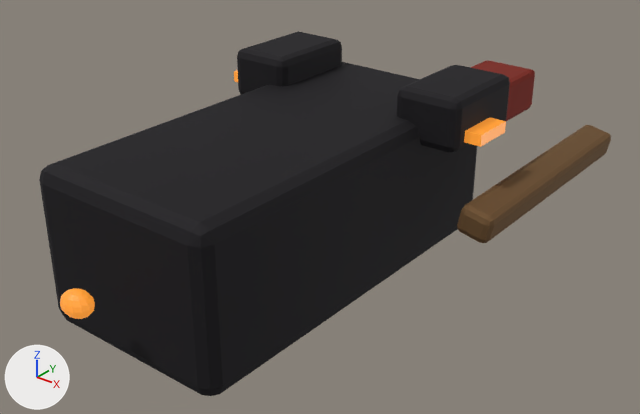
What one commit did to the Blender file assets-source/ships/redledger/heavy.blend.
Both versions are drawn from a 50 mm lens placed at (13.14, -17.59, 9.02), pointed at (-0.17, -0.94, -1.29). The axes (+X, +Y, +Z) are drawn at lower left. The lights are the same throughout. The older version comes first.

Names of what the first picture shows: 'RIMWARD_EMISSIVE', 'RIMWARD_ENGINE_GLOW', 'RIMWARD_HULL'.
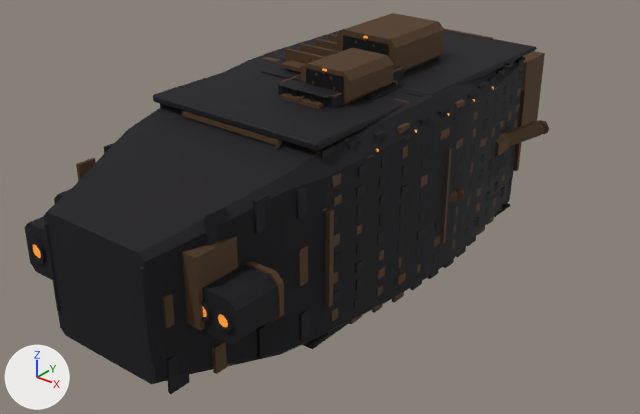
Location of each change, (x1, y1, x2, y2) in pixels of the pictures (640 x 414 px):
```json
{"object": "RIMWARD_HULL", "change": "reshaped, moved", "before": [39, 31, 611, 396], "after": [25, 13, 549, 394], "on screen": "8% narrower"}
{"object": "RIMWARD_EMISSIVE", "change": "reshaped, moved", "before": [234, 70, 506, 147], "after": [32, 36, 494, 327], "on screen": "mostly hidden afterwards"}
{"part": 1, "of": "me_cube", "change": "added", "after": [522, 51, 545, 125], "on screen": "brown"}
{"part": 2, "of": "me_cube", "change": "added", "after": [444, 28, 493, 39], "on screen": "mostly hidden"}
{"part": 3, "of": "me_cube", "change": "added", "after": [513, 89, 527, 171]}
{"part": 4, "of": "me_cube", "change": "added", "after": [182, 111, 282, 146], "on screen": "brown"}
{"part": 5, "of": "me_cube", "change": "added", "after": [325, 209, 334, 307], "on screen": "brown"}
{"part": 6, "of": "me_cube", "change": "added", "after": [440, 147, 452, 244], "on screen": "brown"}
{"part": 7, "of": "me_cube", "change": "rebuilt", "before": [39, 62, 477, 396], "after": [43, 55, 524, 385]}
{"part": 8, "of": "me_cube", "change": "deleted", "before": [457, 125, 611, 243], "on screen": "brown"}
{"part": 9, "of": "me_cube", "change": "deleted", "before": [470, 60, 535, 121], "on screen": "red"}
{"part": 10, "of": "me_cube", "change": "built on", "before": [237, 31, 510, 153], "after": [25, 13, 549, 394]}
{"part": 11, "of": "me_cube_006", "change": "added", "after": [32, 244, 41, 258]}
{"part": 12, "of": "me_cube_006", "change": "added", "after": [218, 314, 228, 327]}
{"part": 13, "of": "me_cube_006", "change": "deleted", "before": [234, 70, 238, 82], "on screen": "mostly hidden"}
{"part": 14, "of": "me_cube_006", "change": "deleted", "before": [464, 118, 506, 147], "on screen": "orange"}
```

The change, as JSON lines over the scene's bpy script:
```json
{"block": "me_cube", "where": "# used by ob_rimward_hull; parent = ob_rimward_ship_root; location = (0.0, -2.567, -0.376)"}
{"op": "remove", "block": "me_cube", "code": "me_cube.from_pydata(...)  # 336 vertices, 324 faces; spans x -4.9..4.9, y -5.3..11.7, z -2.0..2.7"}
{"op": "add", "block": "me_cube", "code": "me_cube.from_pydata(...)  # 9392 vertices, 7364 faces; spans x -3.9..3.3, y -8.5..8.6, z -3.2..3.5"}
{"block": "me_cube", "change": "me_cube part 1: a new loose piece, a box spanning x -1.2..1.2, y 7.2..8.6, z -1.2..1.2, in mat_rimward_hull"}
{"block": "me_cube", "change": "me_cube part 2: a new loose piece, a box spanning x -1.26..1.26, y 4.66..4.8, z 2.42..2.53, in mat_rimward_hull"}
{"block": "me_cube", "change": "me_cube part 3: a new loose piece, a box spanning x 2.35..2.46, y 4.66..4.8, z -1.22..1.22, in mat_rimward_hull"}
{"block": "me_cube", "change": "me_cube part 4: a new loose piece, a box spanning x -1.43..1.43, y -4.66..-4.52, z 2.24..2.35, in mat_rimward_hull"}
{"block": "me_cube", "change": "me_cube part 5: a new loose piece, a box spanning x 2.7..2.81, y -4.66..-4.52, z -1.17..1.12, in mat_rimward_hull"}
{"block": "me_cube", "change": "me_cube part 6: a new loose piece, a box spanning x 3.108..3.188, y -0.594..-0.494, z -1.186..1.319, in mat_rimward_hull"}
{"block": "me_cube", "change": "me_cube part 7: the loose piece of 56 vertices spanning x -2.6..2.6, y -5.3..5.3, z -2.0..2.0 is rebuilt with 112 vertices and now spans x -3.1..3.1, y -8.5..4.7, z -2.4..2.5"}
{"block": "me_cube", "change": "me_cube part 8: the loose piece of 56 vertices spanning x 3.9..4.9, y 1.5..8.7, z -0.4..0.4 is deleted"}
{"block": "me_cube", "change": "me_cube part 9: the loose piece of 56 vertices spanning x -1.0..1.0, y 5.9..11.7, z -0.7..0.7 is deleted"}
{"block": "me_cube", "change": "me_cube part 10: 112 vertices removed from x -3.5..3.5, y 2.0..4.8, z 1.3..2.7; 9096 vertices added at x -3.9..3.3, y -8.5..8.6, z -3.2..3.5"}
{"block": "me_cube", "change": "other edits to the shape of me_cube do not show in these pictures"}
{"block": "me_cube_006", "where": "# used by ob_rimward_emissive; parent = ob_rimward_ship_root; location = (-3.713, 0.493, 1.358)"}
{"op": "remove", "block": "me_cube_006", "code": "me_cube_006.from_pydata(...)  # 16 vertices, 12 faces; spans x -0.27..7.69, y -0.6..0.6, z -0.14..0.14"}
{"op": "add", "block": "me_cube_006", "code": "me_cube_006.from_pydata(...)  # 432 vertices, 308 faces; spans x -3.45..3.07, y -13.16..0.02, z -0.03..6.27"}
{"block": "me_cube_006", "change": "me_cube_006 part 11: a new loose piece, an 8-sided cylinder along y spanning x -2.959..-2.603, y -13.156..-13.116, z 2.391..2.747, in mat_rimward_emissive"}
{"block": "me_cube_006", "change": "me_cube_006 part 12: a new loose piece, an 8-sided cylinder along y spanning x 2.494..2.781, y -12.842..-12.802, z 2.645..2.932, in mat_rimward_emissive"}
{"block": "me_cube_006", "change": "me_cube_006 part 13: the loose piece of 8 vertices spanning x -0.27..0.27, y -0.6..0.6, z -0.14..0.14 is deleted"}
{"block": "me_cube_006", "change": "me_cube_006 part 14: the loose piece of 8 vertices spanning x 7.16..7.69, y -0.6..0.6, z -0.14..0.14 is deleted"}
{"block": "me_cube_006", "change": "other edits to the shape of me_cube_006 do not show in these pictures"}
{"op": "set", "path": "ob_rimward_hull.location", "old": "(0.0, -2.567, -0.376)", "new": "(0.266, -0.0286, -0.14)"}
{"op": "set", "path": "ob_rimward_emissive.location", "old": "(-3.713, 0.493, 1.358)", "new": "(0.266, 5.141, -2.975)"}
```
